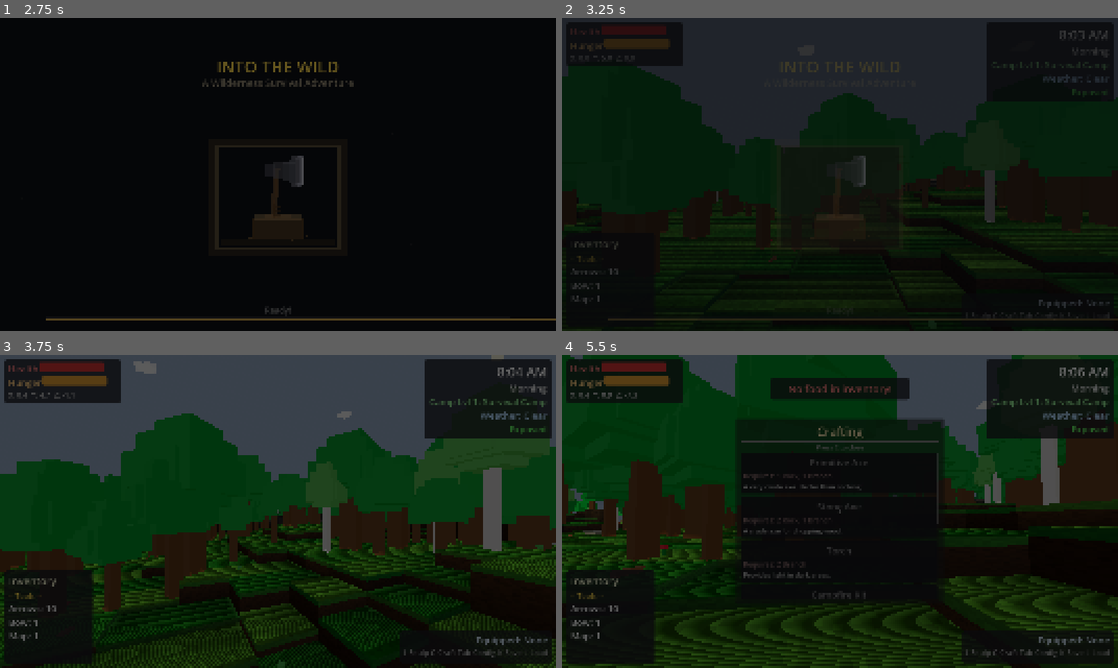
Above: before the commit, frames 1-4 (two rows, left to right).
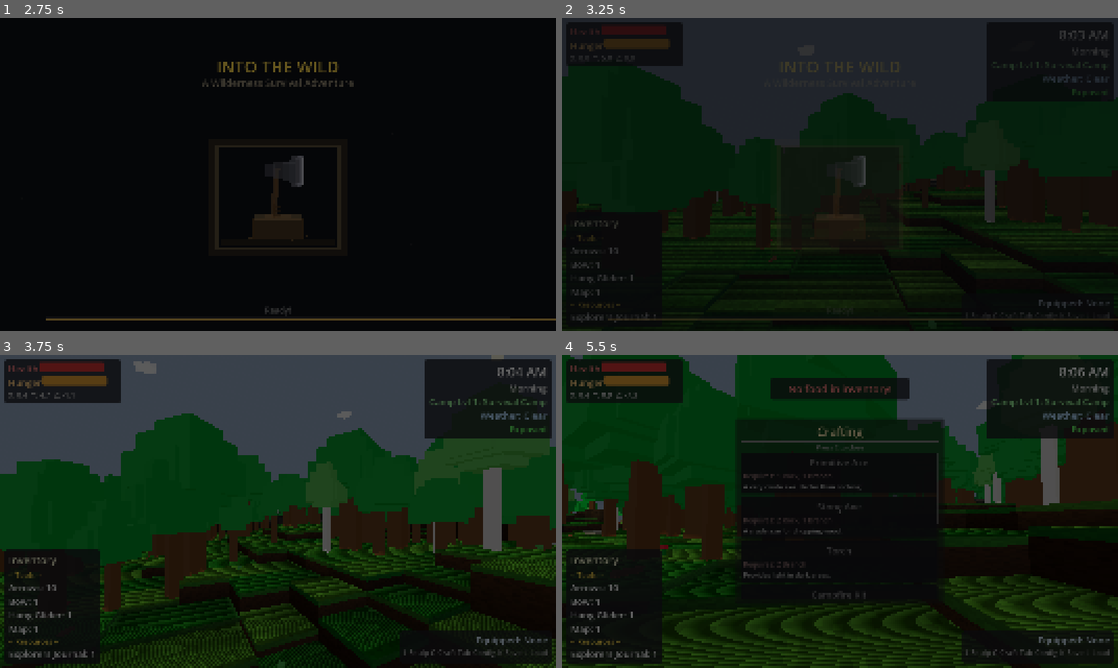
Above: after the commit, the same moments.

Repository: adchamberlain/into-the-wild
Game: Godot game, scene res://scenes/main.tscn
Same seed, same stepped clock (60 frames per second), same inputs: the game is played once before the commit and once after it.
Inputs (mouse positions are in pixels of both pictures, inside the frame that each line leads up to):
- Up to frame 1 (2.75 s): tap Enter at 0.5, 2 s; move the mouse to (305, 174) at 0.52 s; hold F (eat) 0.53-1.28 s; hold W (move_forward) from 0.53 s (still down); click (305, 174) at 0.67 s; tap Space (jump) at 0.77, 1.07, 1.25, 1.52, 1.82 s; move the mouse to (250, 174) at 1.27 s; tap C (crouch) at 1.35 s; tap F (eat) at 1.55, 2.3 s; move the mouse to (289, 168) at 2.02 s; hold T (cycle_ammo) from 2.03 s (still down)
- Up to frame 2 (3.25 s): keep holding W (move_forward); move the mouse to (834, 180) at 2.77 s; release T (cycle_ammo) at 2.78 s; tap F (eat) at 2.85 s; click (834, 180) at 2.92 s; tap Space (jump) at 3.02 s
- Up to frame 3 (3.75 s): keep holding W (move_forward); tap Space (jump) at 3.32 s; move the mouse to (316, 514) at 3.52 s; hold E (interact) from 3.53 s (still down)
- Up to frame 4 (5.5 s): keep holding W (move_forward); tap Space (jump) at 3.77, 4.07, 4.52, 4.82 s; tap F (eat) at 3.8, 4.55, 5.3 s; move the mouse to (795, 508) at 4.27 s; release E (interact) at 4.28 s; tap M (move_structure) at 4.35 s; move the mouse to (845, 511) at 5.02 s; hold X (open_crafting) from 5.03 s (still down); click (845, 511) at 5.17 s

Frame 1 is identical in both runs. In frame 2, 0.5% of the frame differs, in the area x 0-18%, y 64-98%; in frame 3, 1.5%; in frame 4, 1.6%, in the area x 0-18%, y 62-98%.

Commit message:
Fix camera roll drift on glider deploy, redesign glider model, misc fixes
- Fix camera rotating clockwise on each glider deploy by resetting
  camera.rotation.z to 0 after pitch clamping (both mouse and controller)
- Redesign hang glider held model as proper delta-wing: A-frame control bar,
  keel spine, V-shaped leading edges, triangular fabric wing panels,
  support cables, trailing edge
- Fix journal UI close hint to say "X to close" for controller
- Add temp spawn items: explorers_journal + hang_glider for testing

Co-Authored-By: Claude Opus 4.6 <noreply@anthropic.com>

Diff:
--- a/scripts/player/equipment.gd
+++ b/scripts/player/equipment.gd
@@ -2152,8 +2152,8 @@
 
 # Hang glider visual
 var hang_glider_model: Node3D = null
-const GLIDER_REST_POSITION: Vector3 = Vector3(0.0, 0.15, -0.7)
-const GLIDER_REST_ROTATION: Vector3 = Vector3(5, 0, 0)
+const GLIDER_REST_POSITION: Vector3 = Vector3(0.0, 0.05, -0.3)
+const GLIDER_REST_ROTATION: Vector3 = Vector3(8, 0, 0)
 
 
 func _create_hang_glider_model() -> void:
@@ -2165,110 +2165,188 @@
 
 	# --- Materials ---
 	var wood_mat := StandardMaterial3D.new()
-	wood_mat.albedo_color = Color(0.35, 0.28, 0.18)  # Dark wood for grip bar
-
-	var strut_mat := StandardMaterial3D.new()
-	strut_mat.albedo_color = Color(0.45, 0.35, 0.22)  # Branch-colored struts
+	wood_mat.albedo_color = Color(0.40, 0.30, 0.18)  # Wood for frame tubes
+
+	var wood_dark_mat := StandardMaterial3D.new()
+	wood_dark_mat.albedo_color = Color(0.30, 0.22, 0.12)  # Darker wood for keel
+
+	var wrap_mat := StandardMaterial3D.new()
+	wrap_mat.albedo_color = Color(0.55, 0.42, 0.28)  # Leather grip wrap
 
 	var fabric_mat := StandardMaterial3D.new()
-	fabric_mat.albedo_color = Color(0.75, 0.68, 0.55)  # Canvas tan
+	fabric_mat.albedo_color = Color(0.82, 0.75, 0.58)  # Canvas sail
+	fabric_mat.cull_mode = BaseMaterial3D.CULL_DISABLED  # Visible from below
 
 	var fabric_dark_mat := StandardMaterial3D.new()
-	fabric_dark_mat.albedo_color = Color(0.68, 0.60, 0.48)  # Slightly darker canvas for variation
-
-	# --- Central grip bar (horizontal, held in front) ---
-	var grip := MeshInstance3D.new()
-	grip.name = "GripBar"
-	var grip_mesh := BoxMesh.new()
-	grip_mesh.size = Vector3(0.4, 0.04, 0.04)
-	grip.mesh = grip_mesh
-	grip.material_override = wood_mat
-	grip.position = Vector3(0, 0, 0)
-	hang_glider_model.add_child(grip)
-
-	# Grip wrapping detail (lighter wood accent)
-	var grip_wrap := MeshInstance3D.new()
-	grip_wrap.name = "GripWrap"
-	var wrap_mesh := BoxMesh.new()
-	wrap_mesh.size = Vector3(0.12, 0.045, 0.045)
-	grip_wrap.mesh = wrap_mesh
-	var wrap_mat := StandardMaterial3D.new()
-	wrap_mat.albedo_color = Color(0.55, 0.45, 0.3)  # Lighter leather wrap
-	grip_wrap.material_override = wrap_mat
-	grip_wrap.position = Vector3(0, 0, 0)
-	hang_glider_model.add_child(grip_wrap)
-
-	# --- Left wing strut (extends forward-left at ~30 degrees) ---
-	var strut_left := MeshInstance3D.new()
-	strut_left.name = "StrutLeft"
-	var strut_mesh := BoxMesh.new()
-	strut_mesh.size = Vector3(0.03, 0.03, 0.4)
-	strut_left.mesh = strut_mesh
-	strut_left.material_override = strut_mat
-	strut_left.position = Vector3(-0.17, 0.01, -0.17)
-	strut_left.rotation_degrees = Vector3(0, 30, 0)
-	hang_glider_model.add_child(strut_left)
-
-	# --- Right wing strut (extends forward-right at ~-30 degrees) ---
-	var strut_right := MeshInstance3D.new()
-	strut_right.name = "StrutRight"
-	strut_right.mesh = strut_mesh
-	strut_right.material_override = strut_mat
-	strut_right.position = Vector3(0.17, 0.01, -0.17)
-	strut_right.rotation_degrees = Vector3(0, -30, 0)
-	hang_glider_model.add_child(strut_right)
-
-	# --- Cross-strut connecting outer ends of wing struts ---
-	var cross_strut := MeshInstance3D.new()
-	cross_strut.name = "CrossStrut"
-	var cross_mesh := BoxMesh.new()
-	cross_mesh.size = Vector3(0.5, 0.025, 0.025)
-	cross_strut.mesh = cross_mesh
-	cross_strut.material_override = strut_mat
-	cross_strut.position = Vector3(0, 0.01, -0.35)
-	hang_glider_model.add_child(cross_strut)
-
-	# --- Left fabric panel (fills triangle between grip, left strut, cross-strut) ---
-	var fabric_left := MeshInstance3D.new()
-	fabric_left.name = "FabricLeft"
-	var fabric_mesh := BoxMesh.new()
-	fabric_mesh.size = Vector3(0.28, 0.005, 0.25)
-	fabric_left.mesh = fabric_mesh
-	fabric_left.material_override = fabric_mat
-	fabric_left.position = Vector3(-0.1, 0.005, -0.18)
-	fabric_left.rotation_degrees = Vector3(0, 8, 0)
-	hang_glider_model.add_child(fabric_left)
-
-	# --- Right fabric panel ---
-	var fabric_right := MeshInstance3D.new()
-	fabric_right.name = "FabricRight"
-	fabric_right.mesh = fabric_mesh
-	fabric_right.material_override = fabric_dark_mat  # Slightly different shade for depth
-	fabric_right.position = Vector3(0.1, 0.005, -0.18)
-	fabric_right.rotation_degrees = Vector3(0, -8, 0)
-	hang_glider_model.add_child(fabric_right)
-
-	# --- Fabric stitching detail (thin strip along center seam) ---
-	var seam := MeshInstance3D.new()
-	seam.name = "CenterSeam"
-	var seam_mesh := BoxMesh.new()
-	seam_mesh.size = Vector3(0.015, 0.008, 0.22)
-	seam.mesh = seam_mesh
-	var seam_mat := StandardMaterial3D.new()
-	seam_mat.albedo_color = Color(0.6, 0.52, 0.38)  # Stitching color
-	seam.material_override = seam_mat
-	seam.position = Vector3(0, 0.008, -0.2)
-	hang_glider_model.add_child(seam)
-
-	# --- Leading edge reinforcement (darker strip along cross-strut) ---
-	var leading_edge := MeshInstance3D.new()
-	leading_edge.name = "LeadingEdge"
-	var edge_mesh := BoxMesh.new()
-	edge_mesh.size = Vector3(0.46, 0.01, 0.03)
-	leading_edge.mesh = edge_mesh
-	leading_edge.material_override = fabric_dark_mat
-	leading_edge.position = Vector3(0, 0.005, -0.33)
-	hang_glider_model.add_child(leading_edge)
+	fabric_dark_mat.albedo_color = Color(0.72, 0.65, 0.50)  # Darker canvas variation
+	fabric_dark_mat.cull_mode = BaseMaterial3D.CULL_DISABLED
+
+	var rope_mat := StandardMaterial3D.new()
+	rope_mat.albedo_color = Color(0.50, 0.42, 0.30)  # Rope/cable color
+
+	# ============================================
+	# A-FRAME CONTROL BAR (at hand level, below wing)
+	# ============================================
+
+	# Horizontal control bar the pilot grips
+	var control_bar := MeshInstance3D.new()
+	control_bar.name = "ControlBar"
+	var cb_mesh := BoxMesh.new()
+	cb_mesh.size = Vector3(0.5, 0.025, 0.025)
+	control_bar.mesh = cb_mesh
+	control_bar.material_override = wood_mat
+	control_bar.position = Vector3(0, 0, 0)
+	hang_glider_model.add_child(control_bar)
+
+	# Grip wraps (two spots where hands hold)
+	for hand_x: float in [-0.12, 0.12]:
+		var grip := MeshInstance3D.new()
+		grip.name = "Grip"
+		var g_mesh := BoxMesh.new()
+		g_mesh.size = Vector3(0.07, 0.03, 0.03)
+		grip.mesh = g_mesh
+		grip.material_override = wrap_mat
+		grip.position = Vector3(hand_x, 0, 0)
+		hang_glider_model.add_child(grip)
+
+	# Left A-frame upright (control bar to wing)
+	var upright_left := MeshInstance3D.new()
+	upright_left.name = "UprightLeft"
+	var upright_mesh := BoxMesh.new()
+	upright_mesh.size = Vector3(0.02, 0.35, 0.02)
+	upright_left.mesh = upright_mesh
+	upright_left.material_override = wood_mat
+	upright_left.position = Vector3(-0.22, 0.17, -0.08)
+	upright_left.rotation_degrees = Vector3(5, 0, 12)
+	hang_glider_model.add_child(upright_left)
+
+	# Right A-frame upright
+	var upright_right := MeshInstance3D.new()
+	upright_right.name = "UprightRight"
+	upright_right.mesh = upright_mesh
+	upright_right.material_override = wood_mat
+	upright_right.position = Vector3(0.22, 0.17, -0.08)
+	upright_right.rotation_degrees = Vector3(5, 0, -12)
+	hang_glider_model.add_child(upright_right)
+
+	# ============================================
+	# KEEL (center spine running nose to tail)
+	# ============================================
+	var keel := MeshInstance3D.new()
+	keel.name = "Keel"
+	var keel_mesh := BoxMesh.new()
+	keel_mesh.size = Vector3(0.025, 0.02, 1.2)
+	keel.mesh = keel_mesh
+	keel.material_override = wood_dark_mat
+	keel.position = Vector3(0, 0.34, -0.35)
+	hang_glider_model.add_child(keel)
+
+	# ============================================
+	# LEADING EDGES (V-shape from nose, forming delta wing)
+	# ============================================
+
+	# Left leading edge
+	var le_left := MeshInstance3D.new()
+	le_left.name = "LeadingEdgeLeft"
+	var le_mesh := BoxMesh.new()
+	le_mesh.size = Vector3(0.02, 0.015, 0.85)
+	le_left.mesh = le_mesh
+	le_left.material_override = wood_mat
+	le_left.position = Vector3(-0.32, 0.34, -0.15)
+	le_left.rotation_degrees = Vector3(0, 28, 0)
+	hang_glider_model.add_child(le_left)
+
+	# Right leading edge
+	var le_right := MeshInstance3D.new()
+	le_right.name = "LeadingEdgeRight"
+	le_right.mesh = le_mesh
+	le_right.material_override = wood_mat
+	le_right.position = Vector3(0.32, 0.34, -0.15)
+	le_right.rotation_degrees = Vector3(0, -28, 0)
+	hang_glider_model.add_child(le_right)
+
+	# ============================================
+	# TRAILING EDGE (back of wing, connecting wingtips)
+	# ============================================
+	var trailing := MeshInstance3D.new()
+	trailing.name = "TrailingEdge"
+	var trail_mesh := BoxMesh.new()
+	trail_mesh.size = Vector3(1.1, 0.01, 0.015)
+	trailing.mesh = trail_mesh
+	trailing.material_override = wood_mat
+	trailing.position = Vector3(0, 0.33, 0.18)
+	hang_glider_model.add_child(trailing)
+
+	# ============================================
+	# FABRIC WING PANELS (delta shape, seen from below)
+	# ============================================
+
+	# Left wing panel
+	var wing_left := MeshInstance3D.new()
+	wing_left.name = "WingLeft"
+	var wl_mesh := BoxMesh.new()
+	wl_mesh.size = Vector3(0.48, 0.005, 0.7)
+	wing_left.mesh = wl_mesh
+	wing_left.material_override = fabric_mat
+	wing_left.position = Vector3(-0.2, 0.335, -0.08)
+	wing_left.rotation_degrees = Vector3(0, 10, 0)
+	hang_glider_model.add_child(wing_left)
+
+	# Right wing panel
+	var wing_right := MeshInstance3D.new()
+	wing_right.name = "WingRight"
+	var wr_mesh := BoxMesh.new()
+	wr_mesh.size = Vector3(0.48, 0.005, 0.7)
+	wing_right.mesh = wr_mesh
+	wing_right.material_override = fabric_dark_mat
+	wing_right.position = Vector3(0.2, 0.335, -0.08)
+	wing_right.rotation_degrees = Vector3(0, -10, 0)
+	hang_glider_model.add_child(wing_right)
+
+	# Center fabric strip (covers keel area)
+	var wing_center := MeshInstance3D.new()
+	wing_center.name = "WingCenter"
+	var wc_mesh := BoxMesh.new()
+	wc_mesh.size = Vector3(0.15, 0.005, 0.8)
+	wing_center.mesh = wc_mesh
+	wing_center.material_override = fabric_mat
+	wing_center.position = Vector3(0, 0.336, -0.12)
+	hang_glider_model.add_child(wing_center)
+
+	# ============================================
+	# SUPPORT CABLES (A-frame to wing connection)
+	# ============================================
+
+	# Left cable (control bar corner to keel/wing junction)
+	var cable_left := MeshInstance3D.new()
+	cable_left.name = "CableLeft"
+	var cable_mesh := BoxMesh.new()
+	cable_mesh.size = Vector3(0.008, 0.38, 0.008)
+	cable_left.mesh = cable_mesh
+	cable_left.material_override = rope_mat
+	cable_left.position = Vector3(-0.15, 0.17, -0.04)
+	cable_left.rotation_degrees = Vector3(5, 0, 8)
+	hang_glider_model.add_child(cable_left)
+
+	# Right cable
+	var cable_right := MeshInstance3D.new()
+	cable_right.name = "CableRight"
+	cable_right.mesh = cable_mesh
+	cable_right.material_override = rope_mat
+	cable_right.position = Vector3(0.15, 0.17, -0.04)
+	cable_right.rotation_degrees = Vector3(5, 0, -8)
+	hang_glider_model.add_child(cable_right)
+
+	# Front cable (control bar center to nose)
+	var cable_front := MeshInstance3D.new()
+	cable_front.name = "CableFront"
+	var cf_mesh := BoxMesh.new()
+	cf_mesh.size = Vector3(0.008, 0.008, 0.55)
+	cable_front.mesh = cf_mesh
+	cable_front.material_override = rope_mat
+	cable_front.position = Vector3(0, 0.17, -0.38)
+	cable_front.rotation_degrees = Vector3(-18, 0, 0)
+	hang_glider_model.add_child(cable_front)
 
 	# Position: held above and slightly in front of camera
 	hang_glider_model.position = GLIDER_REST_POSITION
--- a/scripts/player/player_controller.gd
+++ b/scripts/player/player_controller.gd
@@ -223,6 +223,9 @@
 			inventory.add_item("bow", 1)
 			inventory.add_item("arrows", 10)
 			inventory.add_item("map", 1)
+		# TEMP: Spawn with journal and glider for testing
+		inventory.add_item("explorers_journal", 1)
+		inventory.add_item("hang_glider", 1)
 
 
 
@@ -320,6 +323,7 @@
 		deg_to_rad(camera_pitch_min),
 		deg_to_rad(camera_pitch_max)
 	)
+	camera.rotation.z = 0.0  # Prevent roll drift from local rotation
 
 
 func _physics_process(delta: float) -> void:
@@ -443,6 +447,7 @@
 			deg_to_rad(camera_pitch_min),
 			deg_to_rad(camera_pitch_max)
 		)
+		camera.rotation.z = 0.0  # Prevent roll drift from local rotation
 
 
 func _process_normal_movement(delta: float) -> void:
--- a/scripts/ui/journal_ui.gd
+++ b/scripts/ui/journal_ui.gd
@@ -226,7 +226,7 @@
 
 	var input_mgr: Node = get_node_or_null("/root/InputManager")
 	if input_mgr and input_mgr.has_method("is_using_controller") and input_mgr.is_using_controller():
-		hint_label.text = "Circle to close"
+		hint_label.text = "X to close"
 	else:
 		hint_label.text = "ESC or B to close"
 
@@ -242,7 +242,7 @@
 	if not _is_open:
 		return
 
-	# Close on ESC, ui_cancel (Circle on controller), or B key
+	# Close on ESC, ui_cancel, or B key
 	var close: bool = false
 	if event.is_action_pressed("pause"):
 		close = true
